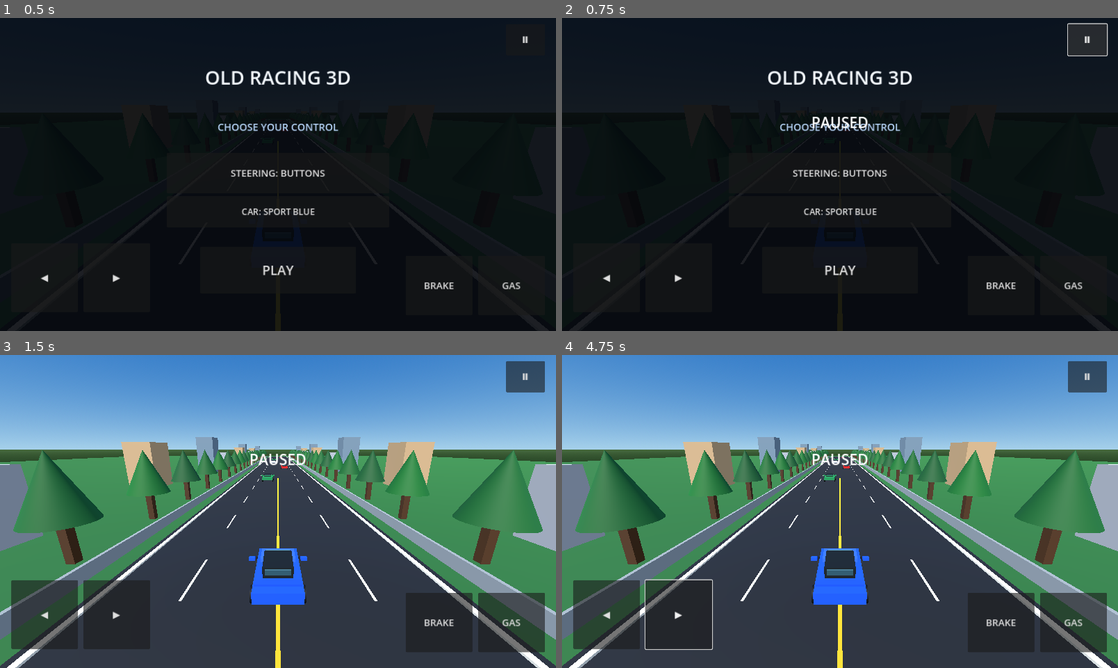
Above: before the commit, frames 1-4 (two rows, left to right).
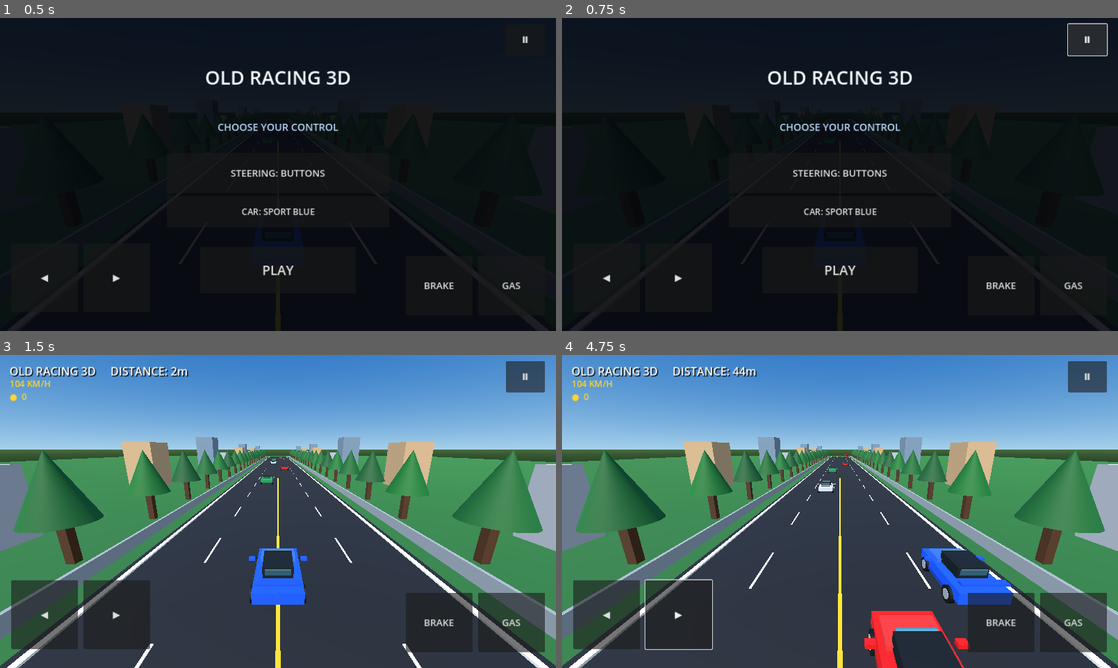
Above: after the commit, the same moments.

Repository: edtatevosiani99-create/Old-Racing
Game: Godot game, scene res://Main.tscn
The game is run twice, just before and just after one commit, with the same random seed, the same clock (stepped at 60 frames per second) and the same inputs.
Inputs (mouse positions are in pixels of both pictures, inside the frame that each line leads up to):
- Up to frame 1 (0.5 s): no input
- Up to frame 2 (0.75 s): click "Ⅱ" at 0.5 s
- Up to frame 3 (1.5 s): click "PLAY" at 1.25 s
- Up to frame 4 (4.75 s): click "◀" at 2 s; click "▶" at 2.75 s; tap Enter at 3.5 s; move the mouse to (962, 495) at 3.52 s; hold Right (ui_right) 3.53-4.28 s; click (962, 495) at 3.67 s; move the mouse to (728, 527) at 4.27 s; hold Left (ui_left) from 4.28 s (still down)

Frame 1 is identical in both runs. In frame 2, 0.2% of the frame differs, in the area x 45-55%, y 31-36%; in frame 3, 1.4%; in frame 4, 5.7%, in the area x 1-82%, y 3-100%.

Commit message:
Add pause, restart and return-to-menu overlays

Diff:
--- a/godot/main.gd
+++ b/godot/main.gd
@@ -42,6 +42,8 @@
 var car_color_index := 0
 var car_colors: Array[Color] = [Color(0.08, 0.32, 0.95), Color(0.82, 0.08, 0.06), Color(0.86, 0.88, 0.90)]
 var car_names: Array[String] = ["SPORT BLUE", "MUSTANG RED", "BMW WHITE"]
+var pause_panel: Control
+var crash_panel: Control
 
 func _ready() -> void:
     _make_world()
@@ -235,6 +237,7 @@
     layer.add_child(message_label)
     pause_button = _button(layer, "Ⅱ", Vector2(0.91, 0.02), Vector2(0.98, 0.12))
     pause_button.pressed.connect(_toggle_pause)
+    _make_game_overlays(layer)
     left_button = _button(layer, "◀", Vector2(0.02, 0.72), Vector2(0.14, 0.94))
     left_button.button_down.connect(func(): touch_steer = -1.0)
     left_button.button_up.connect(func(): touch_steer = 0.0)
@@ -333,6 +336,95 @@
 func _start_game() -> void:
     menu_active = false
     menu_panel.hide()
+
+
+func _make_game_overlays(layer: CanvasLayer) -> void:
+    pause_panel = Control.new()
+    pause_panel.set_anchors_and_offsets_preset(Control.PRESET_FULL_RECT)
+    pause_panel.visible = false
+    pause_panel.z_index = 10
+    layer.add_child(pause_panel)
+    var pause_shade := ColorRect.new()
+    pause_shade.set_anchors_and_offsets_preset(Control.PRESET_FULL_RECT)
+    pause_shade.color = Color(0.01, 0.02, 0.04, 0.82)
+    pause_panel.add_child(pause_shade)
+    var pause_title := Label.new()
+    pause_title.text = "PAUSED"
+    pause_title.anchor_left = 0.30
+    pause_title.anchor_right = 0.70
+    pause_title.anchor_top = 0.22
+    pause_title.anchor_bottom = 0.36
+    pause_title.horizontal_alignment = HORIZONTAL_ALIGNMENT_CENTER
+    pause_title.add_theme_font_size_override("font_size", 42)
+    pause_panel.add_child(pause_title)
+    var resume_button := _overlay_button(pause_panel, "RESUME", 0.34, 0.43, 0.66, 0.56)
+    resume_button.pressed.connect(_toggle_pause)
+    var menu_button := _overlay_button(pause_panel, "MAIN MENU", 0.34, 0.61, 0.66, 0.74)
+    menu_button.pressed.connect(_return_to_menu)
+
+    crash_panel = Control.new()
+    crash_panel.set_anchors_and_offsets_preset(Control.PRESET_FULL_RECT)
+    crash_panel.visible = false
+    crash_panel.z_index = 11
+    layer.add_child(crash_panel)
+    var crash_shade := ColorRect.new()
+    crash_shade.set_anchors_and_offsets_preset(Control.PRESET_FULL_RECT)
+    crash_shade.color = Color(0.10, 0.015, 0.015, 0.84)
+    crash_panel.add_child(crash_shade)
+    var crash_title := Label.new()
+    crash_title.text = "CRASH!"
+    crash_title.anchor_left = 0.30
+    crash_title.anchor_right = 0.70
+    crash_title.anchor_top = 0.22
+    crash_title.anchor_bottom = 0.36
+    crash_title.horizontal_alignment = HORIZONTAL_ALIGNMENT_CENTER
+    crash_title.add_theme_font_size_override("font_size", 42)
+    crash_title.add_theme_color_override("font_color", Color(1.0, 0.30, 0.22))
+    crash_panel.add_child(crash_title)
+    var retry_button := _overlay_button(crash_panel, "TRY AGAIN", 0.34, 0.43, 0.66, 0.56)
+    retry_button.pressed.connect(_restart_game)
+    var crash_menu_button := _overlay_button(crash_panel, "MAIN MENU", 0.34, 0.61, 0.66, 0.74)
+    crash_menu_button.pressed.connect(_return_to_menu)
+
+func _overlay_button(parent: Control, label_text: String, left: float, top: float, right: float, bottom: float) -> Button:
+    var b := Button.new()
+    b.text = label_text
+    b.anchor_left = left
+    b.anchor_top = top
+    b.anchor_right = right
+    b.anchor_bottom = bottom
+    b.add_theme_font_size_override("font_size", 24)
+    parent.add_child(b)
+    return b
+
+func _restart_game() -> void:
+    crashed = false
+    paused = false
+    distance = 0.0
+    speed = 26.0
+    steering = 0.0
+    touch_steer = 0.0
+    player.position = Vector3(0, 0, PLAYER_Z)
+    message_label.text = ""
+    crash_panel.hide()
+    for car in traffic:
+        car.queue_free()
+    traffic.clear()
+    for coin in coin_nodes:
+        coin.queue_free()
+    coin_nodes.clear()
+    for i in range(5):
+        _spawn_traffic(-25.0 - float(i) * 24.0)
+
+func _return_to_menu() -> void:
+    paused = false
+    crashed = false
+    menu_active = true
+    pause_panel.hide()
+    crash_panel.hide()
+    menu_panel.show()
+    message_label.text = ""
+    touch_steer = 0.0
 
 func _button(layer: CanvasLayer, text_value: String, top_left: Vector2, bottom_right: Vector2) -> Button:
     var b := Button.new()
@@ -384,7 +476,7 @@
             _spawn_traffic(-150.0 - randf() * 55.0)
         elif abs(car.position.z - PLAYER_Z) < 2.2 and abs(car.position.x - player.position.x) < 1.35:
             crashed = true
-            message_label.text = "CRASH!  Tap to restart"
+            crash_panel.show()
     if spawn_timer > 1.7:
         spawn_timer = 0.0
         _spawn_traffic(-165.0 - randf() * 45.0)
@@ -426,22 +518,15 @@
     coin_nodes.append(coin)
 
 func _toggle_pause() -> void:
+    if menu_active or crashed:
+        return
     paused = not paused
-    message_label.text = "PAUSED" if paused else ""
+    pause_panel.visible = paused
+    if not paused:
+        touch_steer = 0.0
 
 func _unhandled_input(event: InputEvent) -> void:
-    if event is InputEventScreenTouch and event.pressed and crashed:
-        crashed = false
-        distance = 0.0
-        speed = 26.0
-        player.position = Vector3(0, 0, PLAYER_Z)
-        message_label.text = ""
-        for car in traffic:
-            car.queue_free()
-        traffic.clear()
-        for i in range(5):
-            _spawn_traffic(-25.0 - float(i) * 24.0)
-    elif event is InputEventKey and event.pressed and event.keycode == KEY_ESCAPE:
+    if event is InputEventKey and event.pressed and event.keycode == KEY_ESCAPE:
         _toggle_pause()
 
 func _box(size: Vector3, color: Color) -> MeshInstance3D:
